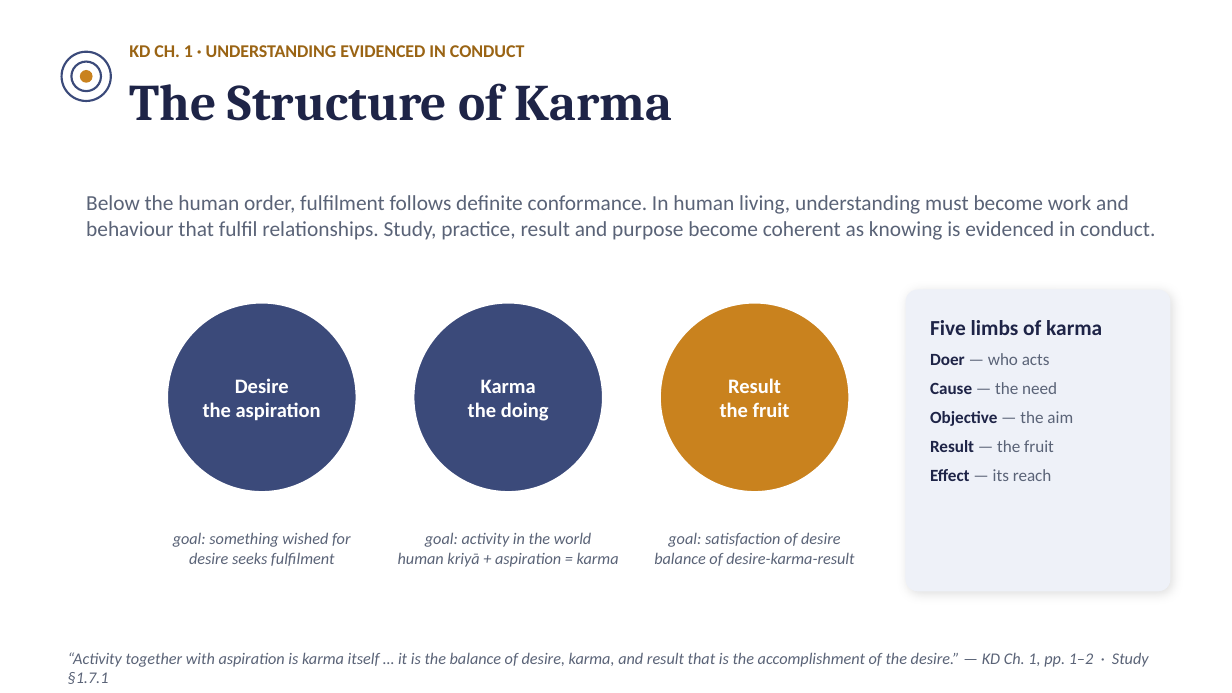
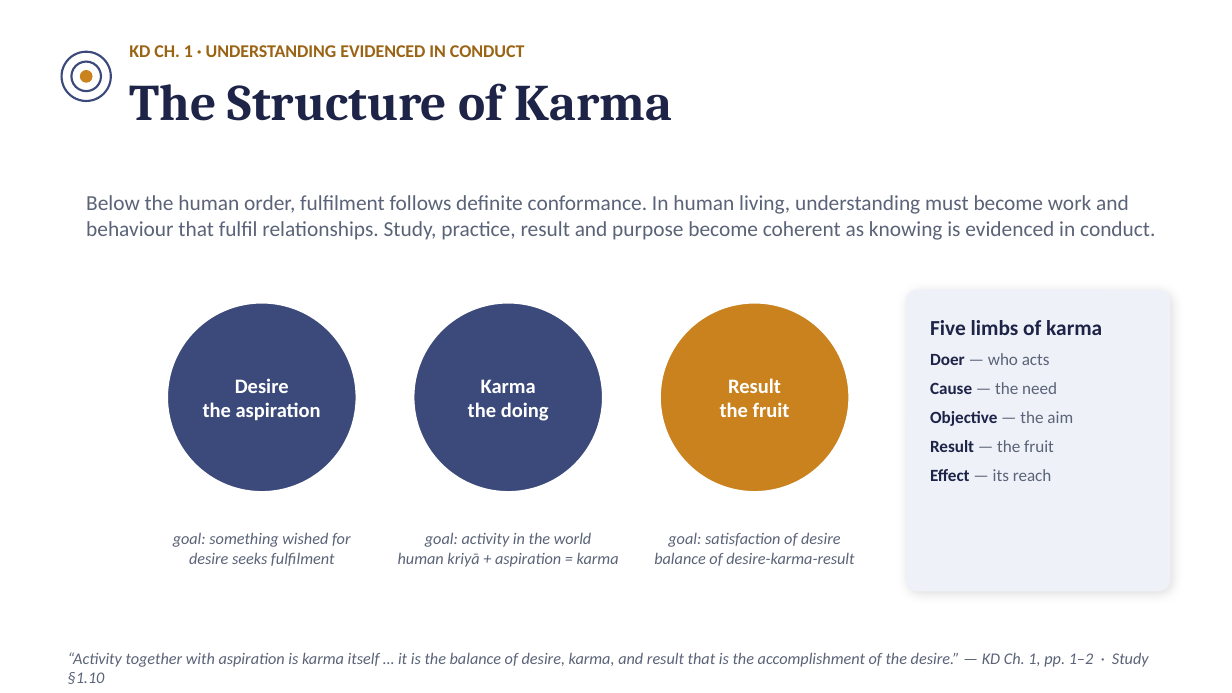
Before and after one commit to raghavamohan/AnalyticMadhyasthDarshan, a slide deck: slide 21 of Studies/The-Ontology-of-Coexistence/The-Ontology-of-Existence-Madhyasth-Darshan.pptx. Drawn at 1232x693 pixels with LibreOffice and Linux fonts; fonts in the diff are those of the drawing. Boxes give left, top, right and bottom in pixels: in the first picture for what was removed or moved away, otherwise in the second. Text is boxed around its words. In the diff, an @@ line names an element or a change of style, - is before the commit and + after.

```diff
--- a/Studies/The-Ontology-of-Coexistence/The-Ontology-of-Existence-Madhyasth-Darshan.pptx
+++ b/Studies/The-Ontology-of-Coexistence/The-Ontology-of-Existence-Madhyasth-Darshan.pptx
@@ text at [68,652,1149,684]: text changed @@
-“Activity together with aspiration is karma itself … it is the balance of desire, karma, and result that is the accomplishment of the desire.” — KD Ch. 1, pp. 1–2 · Study §1.7.1
+“Activity together with aspiration is karma itself … it is the balance of desire, karma, and result that is the accomplishment of the desire.” — KD Ch. 1, pp. 1–2 · Study §1.10
```
Also in this commit, not shown: 19 other slides changed, 57 other files.
